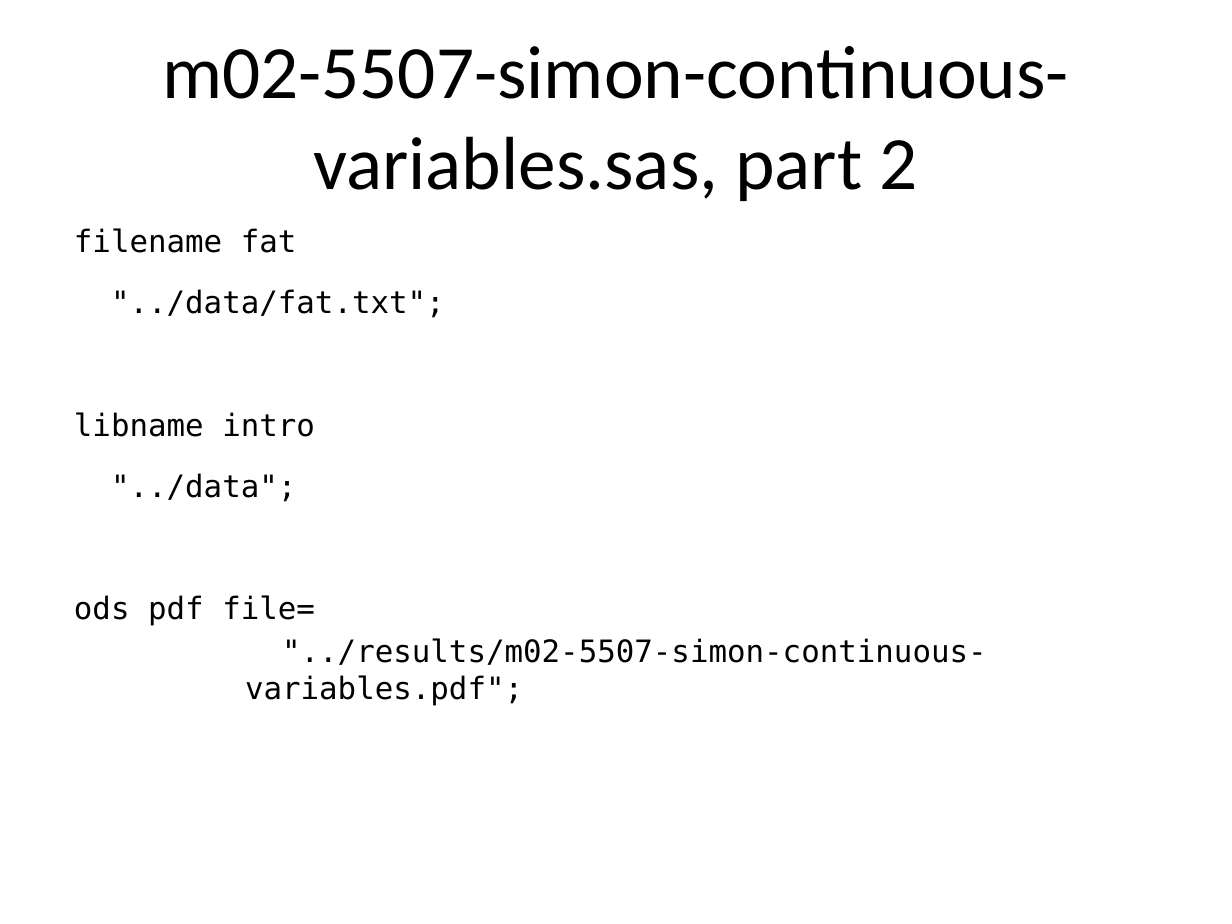
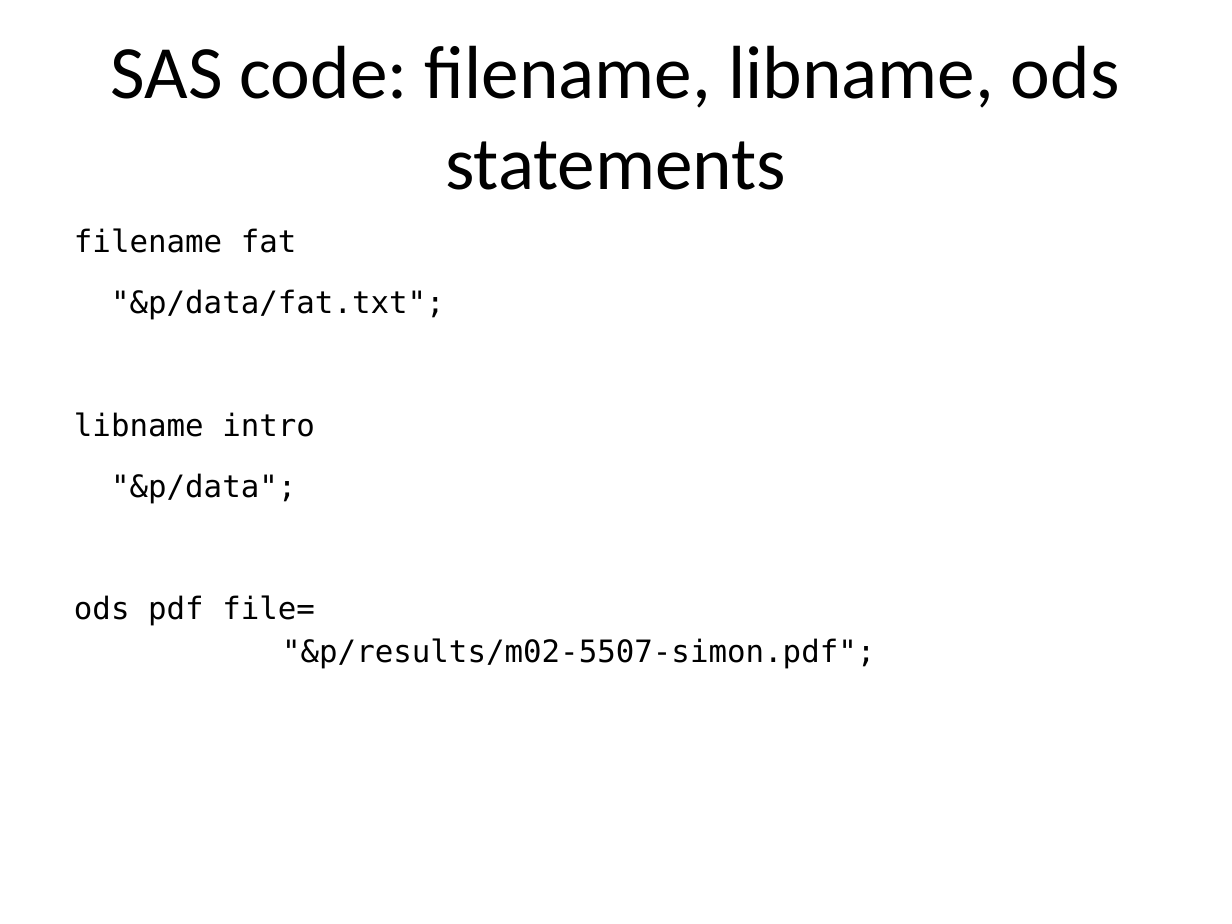
Before and after one commit to pmean/introduction-to-SAS, a slide deck: slide 7 of results/m02-slides-and-speaker-notes.pptx. Drawn at 1232x924 pixels with LibreOffice and Linux fonts; fonts in the diff are those of the drawing. Boxes give left, top, right and bottom in pixels: in the first picture for what was removed or moved away, otherwise in the second. Text is boxed around its words. In the diff, an @@ line names an element or a change of style, - is before the commit and + after.

```diff
--- a/results/m02-slides-and-speaker-notes.pptx
+++ b/results/m02-slides-and-speaker-notes.pptx
@@ title at (111, 45, 1120, 190): text changed @@
-m02-5507-simon-continuous-variables.sas, part 2
+SAS code: filename, libname, ods statements
@@ text at (74, 228, 875, 669): text changed @@
-filename fat
-"../data/fat.txt";
-libname intro
-"../data";
-ods pdf file=
-"../results/m02-5507-simon-continuous-variables.pdf";
+filename fat
+"&p/data/fat.txt";
+libname intro
+"&p/data";
+ods pdf file=
+"&p/results/m02-5507-simon.pdf";
```
Also in this commit, not shown: 27 other slides changed, 23 slides added, 26 slides removed, 29 other files.
